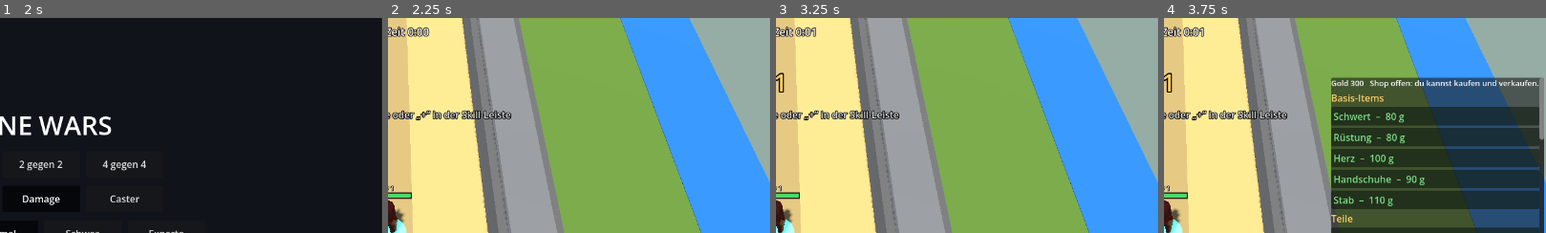
Above: before the commit, frames 1-4 (left to right).
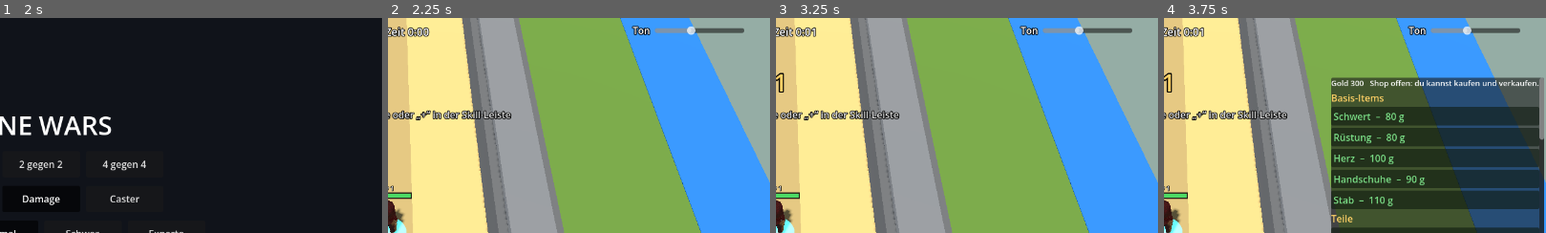
Above: after the commit, the same moments.

Repository: Tarux21/hero-lane-wars
Game: Godot game, scene res://scenes/main.tscn
Same seed, same stepped clock (60 frames per second), same inputs: the game is played once before the commit and once after it.
Inputs:
- Up to frame 1 (2 s): click "Normal" at 0.5 s; click "Normal" at 1.25 s
- Up to frame 2 (2.25 s): click "Spiel starten" at 2 s
- Up to frame 3 (3.25 s): click "+" at 2.75 s
- Up to frame 4 (3.75 s): click "Shop (Tab)" at 3.5 s
The pictures show only the part of the screen within x 50-100%, y 0-50%; the shares and areas given below are measured in that part.

Frame 1 is identical in both runs. In frame 2, 0.8% of the frame differs, in the area x 63-94%, y 3-8%; in frame 3, 0.8%; in frame 4, 0.8%.

Commit message:
Godot: Kaeltekegel-Sound neu, Caster-Autoangriff als Feuerball, Lautstaerkeregler (gespeichert)
Co-Authored-By: Claude Sonnet 5.5 <noreply@anthropic.com>

Diff:
--- a/godot/scripts/fx.gd
+++ b/godot/scripts/fx.gd
@@ -960,3 +960,42 @@
 		return
 	var size := 0.7 if type == "fire" else 0.5
 	projectile(_w(x1, y1, side) + Vector3(0, 1.3, 0), _w(x2, y2, side) + Vector3(0, 1.0, 0), _elem_col(type), 0.16, size)
+
+
+## Normalangriff des Casters: kleiner Feuerball mit Flammenschweif, kleiner Einschlag
+func auto_fireball(p: Dictionary, tx: float, ty: float) -> void:
+	if g.test_mode:
+		return
+	var side: int = p["side"]["idx"]
+	var from := _hand(p)
+	var to := _w(tx, ty, side) + Vector3(0, 0.9, 0)
+	var life := clampf(from.distance_to(to) / 28.0, 0.1, 0.4)
+	var node := Node3D.new()
+	_put(node, from, life + 0.8)
+	_glow_on(node, Color(1.0, 0.6, 0.2, 1.0), 0.9)
+	var trail := _ps({"amount": 36, "life": 0.28, "tex": tex_flame, "qsize": Vector2(1.0, 1.4), "ang": 20.0, "local": false, "shape": "sphere", "radius": 0.06,
+		"vmin": 0.0, "vmax": 0.4, "spread": 180.0, "smin": 0.45, "smax": 0.75, "curve": _curve([1.0, 0.0]),
+		"ramp": _ramp([[0.0, Color(1.0, 0.9, 0.5, 0.9)], [0.4, Color(1.0, 0.45, 0.1, 0.7)], [1.0, Color(0.3, 0.05, 0.0, 0.0)]])})
+	node.add_child(trail)
+	var lt := OmniLight3D.new()
+	lt.light_color = Color("#ff8a3a")
+	lt.light_energy = 0.9
+	lt.omni_range = 4.0
+	node.add_child(lt)
+	var tw := node.create_tween()
+	tw.tween_method(func(f: float): node.position = from.lerp(to, f), 0.0, 1.0, life)
+	tw.tween_callback(func():
+		trail.emitting = false
+		lt.light_energy = 0.0
+		for c in node.get_children():
+			if c is MeshInstance3D:
+				c.visible = false
+		_glow_sprite(Color(1.0, 0.8, 0.45, 0.9), 1.6, 0.14, to, 1.4)
+		var hit := _ps({"amount": 12, "life": 0.4, "once": true, "explo": 1.0, "shape": "sphere", "radius": 0.1, "dir": Vector3.UP, "spread": 140.0,
+			"vmin": 2.0, "vmax": 5.0, "smin": 0.1, "smax": 0.22, "grav": Vector3(0, -6.0, 0),
+			"ramp": _ramp([[0.0, Color(1.0, 0.95, 0.6, 1.0)], [0.5, Color(1.0, 0.5, 0.1, 0.8)], [1.0, Color(0.6, 0.1, 0.0, 0.0)]])})
+		_put(hit, to, 0.7)
+		var puff := _ps({"amount": 5, "life": 0.5, "once": true, "explo": 1.0, "tex": tex_flame, "qsize": Vector2(1.0, 1.4), "ang": 25.0, "shape": "sphere", "radius": 0.15,
+			"dir": Vector3.UP, "spread": 60.0, "vmin": 0.5, "vmax": 1.5, "smin": 0.7, "smax": 1.1, "grav": Vector3(0, 1.0, 0), "curve": _curve([0.6, 1.0, 0.0]),
+			"ramp": _ramp([[0.0, Color(1.0, 0.8, 0.4, 0.8)], [1.0, Color(0.5, 0.1, 0.0, 0.0)]])})
+		_put(puff, to, 0.8))
--- a/godot/scripts/game.gd
+++ b/godot/scripts/game.gd
@@ -278,6 +278,7 @@
 	vfx = FxLib.new(self)
 	if not no_bots and snd == null:
 		snd = SfxLib.new(self)               # Sounds nur im echten Spiel (nicht in Tests)
+		snd.volume = _load_volume()
 		_load_tips()
 	if not no_bots:
 		_spawn_others()
@@ -687,9 +688,42 @@
 	return mat
 
 
+## Lautstärkeregler oben rechts (wird gespeichert). 0 = stumm.
+func _build_volume_slider(layer: CanvasLayer) -> void:
+	if snd == null:
+		return
+	var box := HBoxContainer.new()
+	box.anchor_left = 1.0
+	box.anchor_right = 1.0
+	box.offset_left = -230.0
+	box.offset_right = -12.0
+	box.offset_top = 8.0
+	box.offset_bottom = 34.0
+	box.add_theme_constant_override("separation", 8)
+	var lab := Label.new()
+	lab.text = "Ton"
+	lab.add_theme_color_override("font_outline_color", Color.BLACK)
+	lab.add_theme_constant_override("outline_size", 6)
+	box.add_child(lab)
+	var sl := HSlider.new()
+	sl.min_value = 0.0
+	sl.max_value = 100.0
+	sl.step = 1.0
+	sl.value = snd.volume * 100.0
+	sl.custom_minimum_size = Vector2(150, 24)
+	sl.size_flags_vertical = Control.SIZE_SHRINK_CENTER
+	sl.focus_mode = Control.FOCUS_NONE
+	sl.value_changed.connect(func(v: float):
+		snd.volume = v / 100.0
+		_save_volume(v / 100.0))
+	box.add_child(sl)
+	layer.add_child(box)
+
+
 func _build_hud() -> void:
 	var layer := CanvasLayer.new()
 	add_child(layer)
+	_build_volume_slider(layer)
 	vignette = TextureRect.new()         # roter Rand: Lebensverlust, Tod, wenig Leben
 	var grad := Gradient.new()
 	grad.offsets = PackedFloat32Array([0.55, 1.0])
@@ -1762,6 +1796,21 @@
 			tips_seen = seen
 
 
+## Lautstärke (0..1) aus den Einstellungen, Standard 0,4
+func _load_volume() -> float:
+	var cf := ConfigFile.new()
+	if cf.load("user://settings.cfg") == OK:
+		return clampf(float(cf.get_value("sound", "volume", 0.4)), 0.0, 1.0)
+	return 0.4
+
+
+func _save_volume(v: float) -> void:
+	var cf := ConfigFile.new()
+	cf.load("user://settings.cfg")
+	cf.set_value("sound", "volume", v)
+	cf.save("user://settings.cfg")
+
+
 func _save_tips() -> void:
 	var cf := ConfigFile.new()
 	cf.load("user://settings.cfg")
@@ -2092,7 +2141,11 @@
 				if u != tgt and my_units.has(u) and Vector2(u["x"] - tx, u["y"] - ty).length() <= 75.0:
 					hit_unit(u, dmg * 0.5, p)
 		if range_ > 100.0:
-			fx_line(p["x"], p["y"], tx, ty, 0.12, str(p["d"]["col"]), 2.0)
+			if p["key"] == "caster":
+				vfx.auto_fireball(p, tx, ty)
+				sfx_p(p, "caster_shot", 0.55)
+			else:
+				fx_line(p["x"], p["y"], tx, ty, 0.12, str(p["d"]["col"]), 2.0)
 
 
 
@@ -2811,7 +2864,14 @@
 	var slot: int = {"q": 0, "w": 1, "e": 2}.get(which, 3)
 	if which == "q" and fx_rank >= 5:
 		m["wx"] = 1280.0
-	skills.cast_slot(hero, slot, m)
+	if which == "auto":                               # Normalangriff zeigen
+		units[0]["x"] = 1220.0
+		units[0]["y"] = 0.0
+		hero["target"] = units[0]
+		units[0]["hp"] = 1e9
+		units[0]["max"] = 1e9
+	else:
+		skills.cast_slot(hero, slot, m)
 	var t0 := Time.get_ticks_msec()
 	var k := 0
 	var marks := [0.12, 0.3, 0.55, 0.9, 1.4, 2.2, 3.2]
--- a/godot/scripts/sfx_caster.gd
+++ b/godot/scripts/sfx_caster.gd
@@ -6,8 +6,8 @@
 const RATE := 22050
 
 const NAMES := ["fire_cast", "fire_ignite", "meteor_fall", "meteor_hit", "frost_cast", "frost_zone", "zap", "zap_crit",
-	"summon_fire", "summon_frost", "summon_lightning", "flame_jet", "elem_vanish", "elem_shot_fire", "elem_shot_frost", "elem_shot_lightning"]
-const GAPS := {"zap": 0.03, "zap_crit": 0.03, "elem_shot_fire": 0.15, "elem_shot_frost": 0.15, "elem_shot_lightning": 0.15, "fire_ignite": 0.2}
+	"summon_fire", "summon_frost", "summon_lightning", "flame_jet", "elem_vanish", "elem_shot_fire", "elem_shot_frost", "elem_shot_lightning", "caster_shot"]
+const GAPS := {"caster_shot": 0.12, "zap": 0.03, "zap_crit": 0.03, "elem_shot_fire": 0.15, "elem_shot_frost": 0.15, "elem_shot_lightning": 0.15, "fire_ignite": 0.2}
 
 
 static func build(name: String) -> PackedFloat32Array:
@@ -32,21 +32,16 @@
 			dur = 1.9
 			parts = [[_boom(1.4, 70, 22, 3.0), 0.0, 1.0], [_noise(rng, 1.0, 2200, 90, 0.7, 0.003, 3.5), 0.0, 0.8],
 				[_rumble(rng, 1.7, 180, 0.05, 2.0), 0.0, 0.6], [_crackle(rng, 1.5, 70, 12, 2.0), 0.1, 0.4]]
-		"frost_cast":
-			dur = 1.1
-			parts = [[_noise(rng, 0.55, 7500, 2200, 0.35, 0.12, 3.0), 0.0, 0.55], [_noise(rng, 0.05, 6000, 5000, 0.5, 0.001, 8.0), 0.0, 0.5],
-				[_noise(rng, 0.05, 6000, 5000, 0.5, 0.001, 8.0), 0.28, 0.4]]
-			var f: Array = [2093.0, 2637.0, 3136.0, 3951.0, 4699.0]
-			for i in f.size():
-				parts.append([_tone(0.7, f[i], f[i], "sine", 0.003, 5.0, 0.0, 0.0, 14.0, 0.4), i * 0.06, 0.35])
-				parts.append([_tone(0.5, f[i] * 2.01, f[i] * 2.01, "sine", 0.003, 6.0), i * 0.06, 0.12])
+		"frost_cast":                                   # Kältekegel (wie WoW): eisiger Luftstoß, knackendes Eis, dumpfer Schlag
+			dur = 1.05
+			parts = [[_noise(rng, 0.75, 3600, 1300, 0.6, 0.03, 2.4), 0.0, 0.85], [_noise(rng, 0.5, 4400, 2400, 0.5, 0.02, 4.0), 0.02, 0.35],
+				[_ice_crackle(rng, 0.9, 180, 25, 2.2), 0.05, 0.55], [_tone(0.3, 130, 55, "sine", 0.004, 4.5), 0.0, 0.5],
+				[_noise(rng, 0.35, 3000, 1500, 0.5, 0.02, 4.0), 0.22, 0.3],
+				[_tone(0.25, 1850, 1700, "sine", 0.002, 7.0, 0.0, 0.0, 22.0, 0.5), 0.12, 0.08], [_tone(0.2, 2650, 2400, "sine", 0.002, 8.0), 0.2, 0.06]]
 		"frost_zone":
-			dur = 0.95
-			parts = [[_noise(rng, 0.7, 5000, 3000, 0.3, 0.2, 3.0), 0.0, 0.2]]
-			var f2: Array = [1568.0, 1976.0, 2349.0]
-			for i in f2.size():
-				parts.append([_tone(0.6, f2[i], f2[i] * 1.33, "sine", 0.004, 4.0, 0.0, 0.0, 10.0, 0.3), i * 0.1, 0.3])
-				parts.append([_noise(rng, 0.04, 5500, 4000, 0.5, 0.001, 8.0), 0.05 + i * 0.11, 0.5])
+			dur = 0.9
+			parts = [[_noise(rng, 0.6, 3800, 1800, 0.55, 0.05, 3.0), 0.0, 0.4], [_ice_crackle(rng, 0.8, 120, 20, 2.0), 0.0, 0.6], [_tone(0.25, 110, 60, "sine", 0.004, 5.0), 0.0, 0.4],
+				[_tone(0.2, 2100, 1950, "sine", 0.002, 8.0), 0.1, 0.07]]
 		"zap":
 			dur = 0.4
 			parts = [[_noise(rng, 0.12, 6500, 700, 0.5, 0.002, 5.0), 0.0, 0.8], [_tone(0.3, 140, 90, "sawtooth", 0.002, 6.0, 0.0, 0.0, 90.0, 0.8), 0.0, 0.35],
@@ -66,9 +61,8 @@
 			parts = [[_noise(rng, 1.2, 4000, 8000, 0.4, 0.8, 1.0), 0.0, 0.2], [_noise(rng, 0.05, 6000, 5000, 0.5, 0.001, 8.0), 0.85, 0.5]]
 			for fr in [392.0, 587.0, 784.0, 1175.0]:
 				parts.append([_tone(1.4, fr, fr, "sine", 0.7, 1.2, 0.0, 0.0, 6.0, 0.3), 0.0, 0.22])
-			var ch: Array = [2637.0, 3136.0, 3951.0, 4699.0]
-			for i in ch.size():
-				parts.append([_tone(0.7, ch[i], ch[i], "sine", 0.003, 4.0, 0.0, 0.0, 12.0, 0.3), 0.85 + i * 0.07, 0.35])
+			parts.append([_ice_crackle(rng, 0.8, 160, 30, 2.0), 0.85, 0.5])
+			parts.append([_tone(0.3, 130, 55, "sine", 0.004, 4.5), 0.85, 0.5])
 		"summon_lightning":
 			dur = 1.7
 			parts = [[_noise(rng, 1.2, 300, 5000, 0.5, 0.85, 1.0), 0.0, 0.3], [_boom(0.5, 110, 45, 6.0), 0.85, 0.6]]
@@ -83,6 +77,9 @@
 		"elem_vanish":
 			dur = 0.6
 			parts = [[_tone(0.5, 500, 120, "sine", 0.01, 4.0), 0.0, 0.3], [_noise(rng, 0.4, 3000, 400, 0.6, 0.01, 4.0), 0.0, 0.4]]
+		"caster_shot":
+			dur = 0.22
+			parts = [[_noise(rng, 0.18, 700, 1900, 0.6, 0.04, 3.5), 0.0, 0.7], [_tone(0.14, 260, 140, "triangle", 0.01, 5.0), 0.0, 0.25], [_crackle(rng, 0.15, 80, 40, 2.0), 0.03, 0.2]]
 		"elem_shot_fire":
 			dur = 0.25
 			parts = [[_noise(rng, 0.2, 1000, 350, 0.6, 0.005, 4.0), 0.0, 0.6], [_tone(0.15, 300, 120, "sawtooth", 0.005, 5.0), 0.0, 0.25]]
@@ -190,6 +187,26 @@
 	return _norm(b)
 
 
+## Eisknistern: sehr kurze, helle Knacker (Dichte wandert von rate0 nach rate1)
+static func _ice_crackle(rng: RandomNumberGenerator, dur: float, rate0: float, rate1: float, tail: float) -> PackedFloat32Array:
+	var count := int(dur * RATE)
+	var b := PackedFloat32Array()
+	b.resize(count)
+	var i := 0
+	while i < count:
+		var f := float(i) / float(count)
+		var rate := lerpf(rate0, rate1, f)
+		var amp := rng.randf_range(0.25, 1.0) * exp(-tail * f)
+		var len := rng.randi_range(3, 12)
+		var sgn := 1.0 if rng.randf() < 0.5 else -1.0
+		for j in len:
+			if i + j >= count:
+				break
+			b[i + j] += sgn * amp * exp(-3.0 * float(j) / len) * (1.0 if j % 2 == 0 else -0.7)
+		i += int(maxf(1.0, -log(maxf(0.001, rng.randf())) / maxf(1.0, rate) * RATE))
+	return _norm(b)
+
+
 ## Wumms: abfallender Sinus mit Sättigung
 static func _boom(dur: float, f0: float, f1: float, tail: float) -> PackedFloat32Array:
 	var count := int(dur * RATE)
Not shown, added: Caster-Sounds/caster_shot.wav
Not shown, changed: Caster-Sounds/frost_cast.wav
Not shown, changed: Caster-Sounds/frost_zone.wav
Not shown, changed: Caster-Sounds/summon_frost.wav
